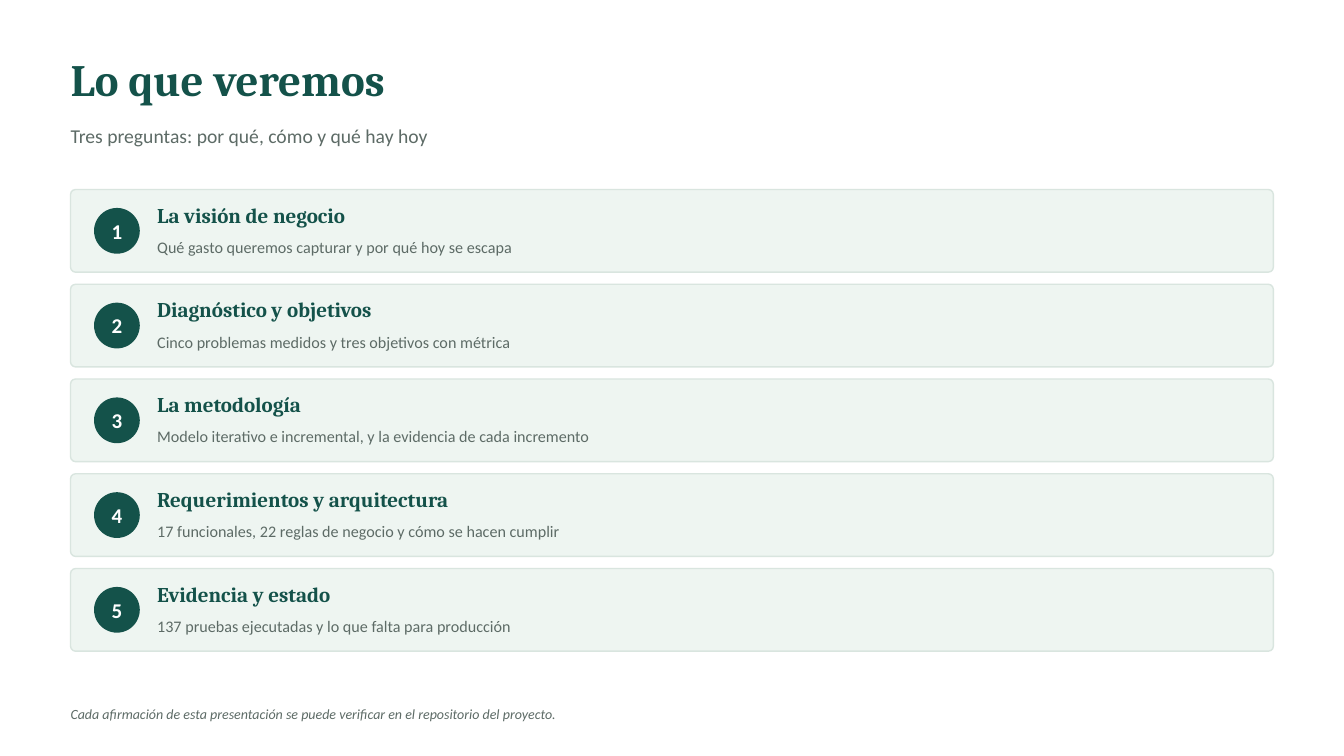
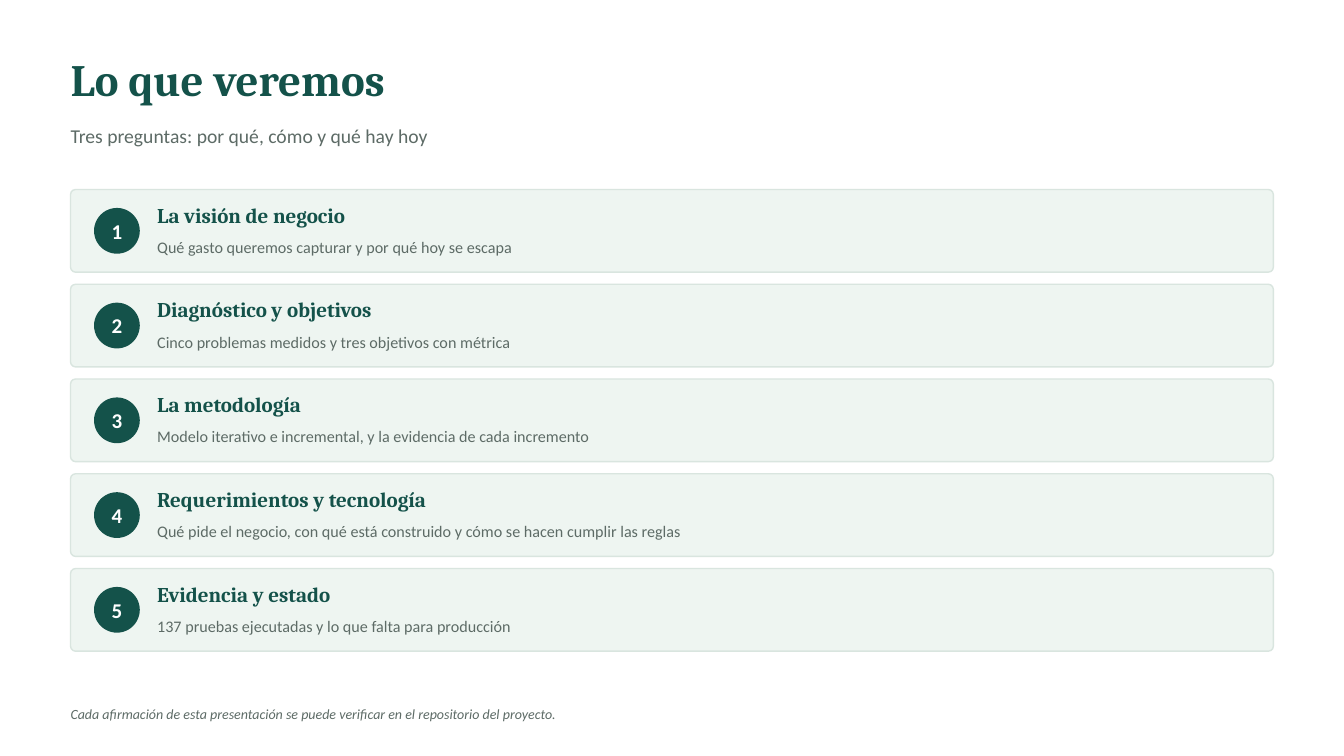
Before and after one commit to BrahamsCode/VetPetSurco, a slide deck: slide 2 of docs/presentacion/EA2_VetPetConnect.pptx. Drawn at 1344x756 pixels with LibreOffice and Linux fonts; fonts in the diff are those of the drawing. Boxes give left, top, right and bottom in pixels: in the first picture for what was removed or moved away, otherwise in the second. Text is boxed around its words. In the diff, an @@ line names an element or a change of style, - is before the commit and + after.

```diff
--- a/docs/presentacion/EA2_VetPetConnect.pptx
+++ b/docs/presentacion/EA2_VetPetConnect.pptx
@@ text at <box>157,492,426,512</box>: text changed @@
-Requerimientos y arquitectura
+Requerimientos y tecnología
@@ text at <box>157,526,681,540</box>: text changed @@
-17 funcionales, 22 reglas de negocio y cómo se hacen cumplir
+Qué pide el negocio, con qué está construido y cómo se hacen cumplir las reglas
```
Also in this commit, not shown: 2 slides added, 2 other files.
